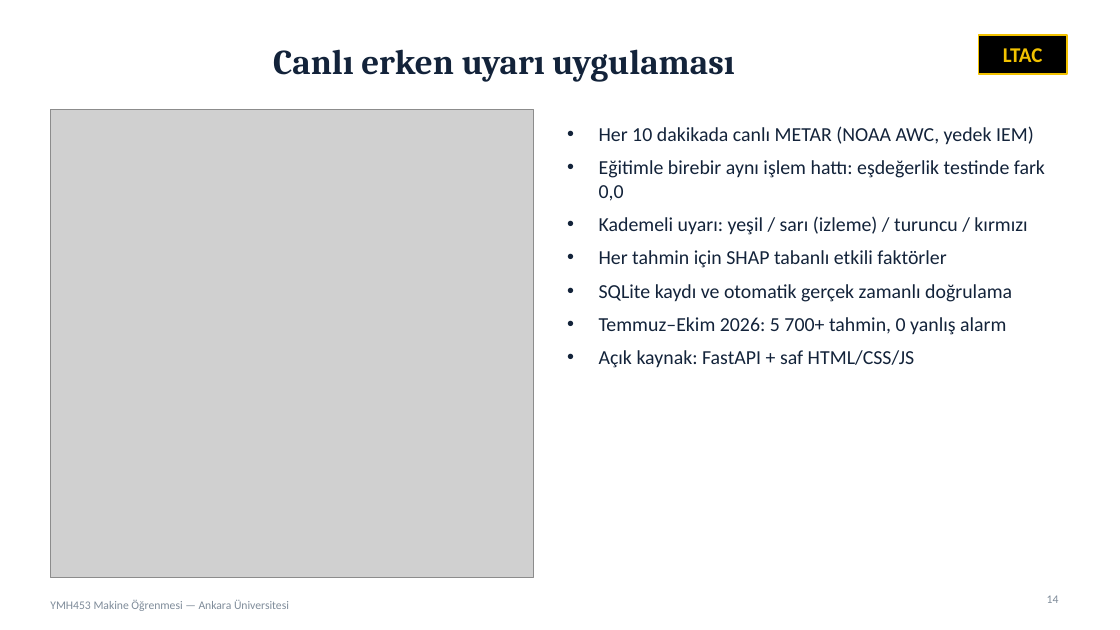
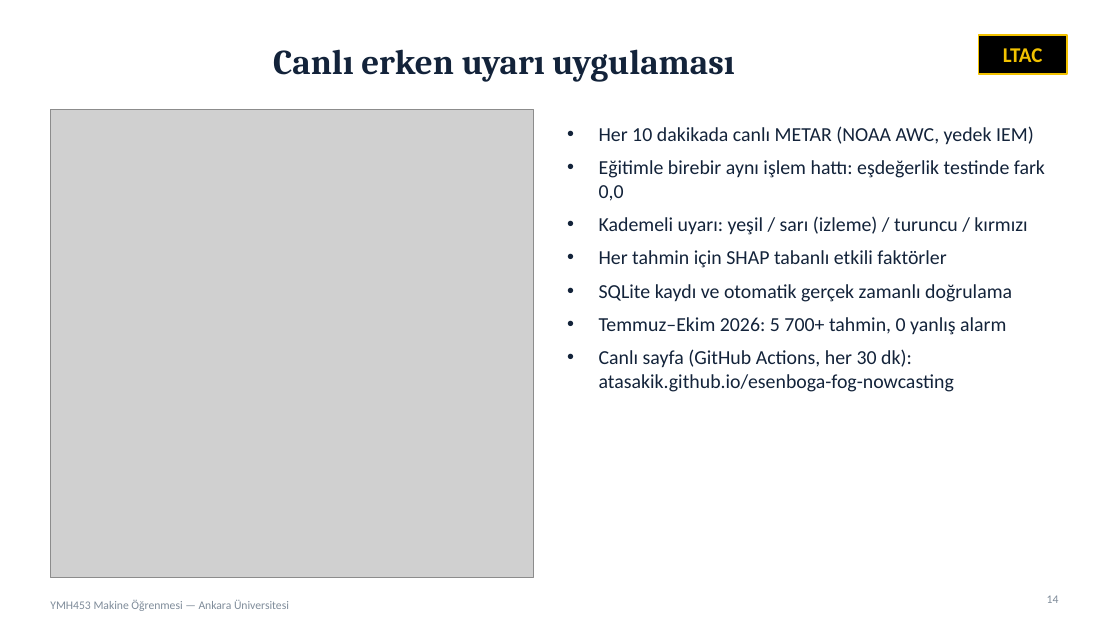
Before and after one commit to AtaSakik/esenboga-fog-nowcasting, a slide deck: slide 14 of presentation/Esenboga_Sunum_TR.pptx. Drawn at 1120x630 pixels with LibreOffice and Linux fonts; fonts in the diff are those of the drawing; grey boxes stand for pictures. Boxes give left, top, right and bottom in pixels: in the first picture for what was removed or moved away, otherwise in the second. Text is boxed around its words. In the diff, an @@ line names an element or a change of style, - is before the commit and + after.

```diff
--- a/presentation/Esenboga_Sunum_TR.pptx
+++ b/presentation/Esenboga_Sunum_TR.pptx
@@ text at bbox=[599, 349, 954, 392]: text changed @@
-• Açık kaynak: FastAPI + saf HTML/CSS/JS
+• Canlı sayfa (GitHub Actions, her 30 dk): atasakik.github.io/esenboga-fog-nowcasting
```
Also in this commit, not shown: 9 other files.
